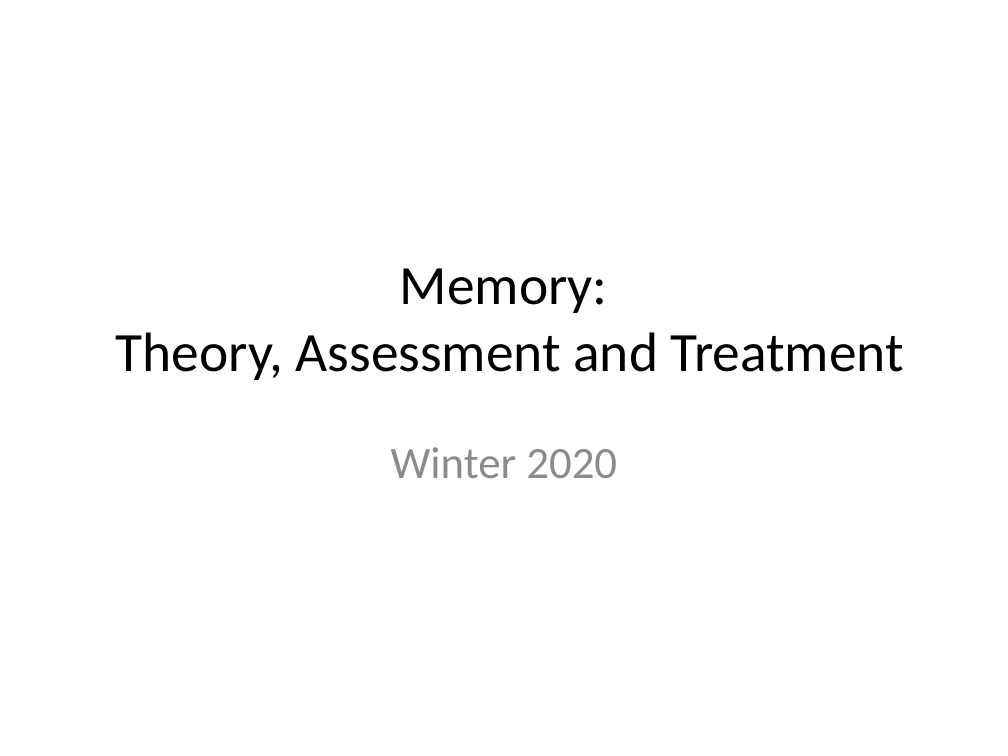
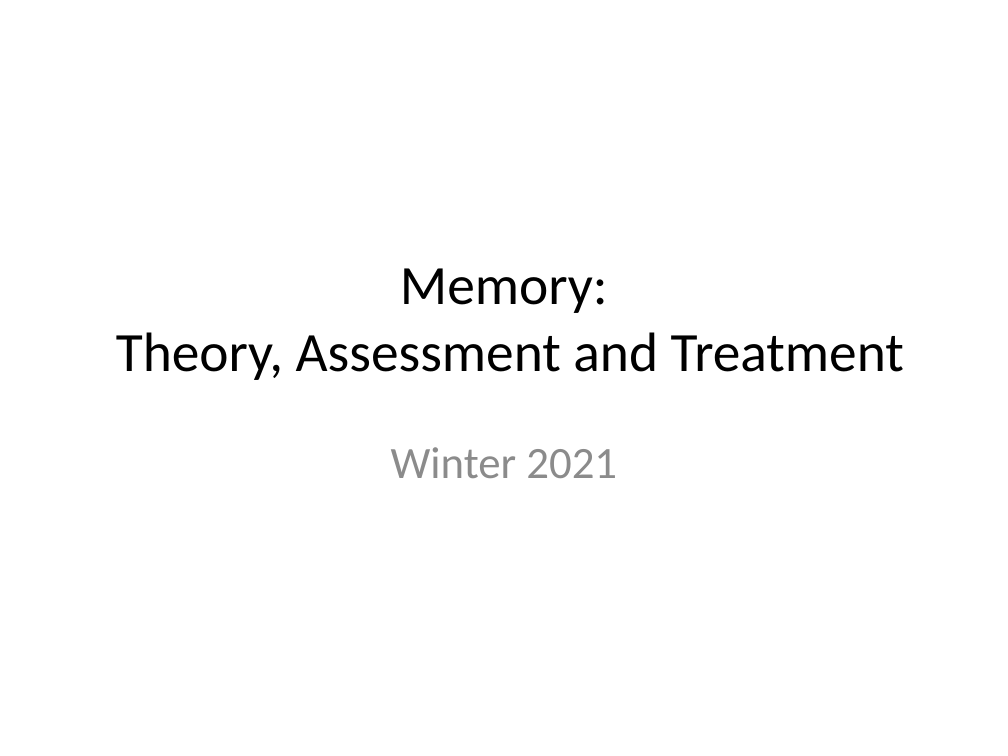
Before and after one commit to Jim-Wright90/cds_663_winter_2021, a slide deck: slide 1 of slides/Week4_Memory_21.pptx (slide 2 before the commit). Drawn at 1008x756 pixels with LibreOffice and Linux fonts; fonts in the diff are those of the drawing. Boxes give left, top, right and bottom in pixels: in the first picture for what was removed or moved away, otherwise in the second. Text is boxed around its words. In the diff, an @@ line names an element or a change of style, - is before the commit and + after.

Commit message:
updates to week 4 memory slides

```diff
--- a/slides/Week4_Memory_21.pptx
+++ b/slides/Week4_Memory_21.pptx
@@ subtitle at (391,447,617,478): text changed @@
-Winter 2020
+Winter 2021
```
Also in this commit, not shown: 3 other slides changed, 5 slides removed.
